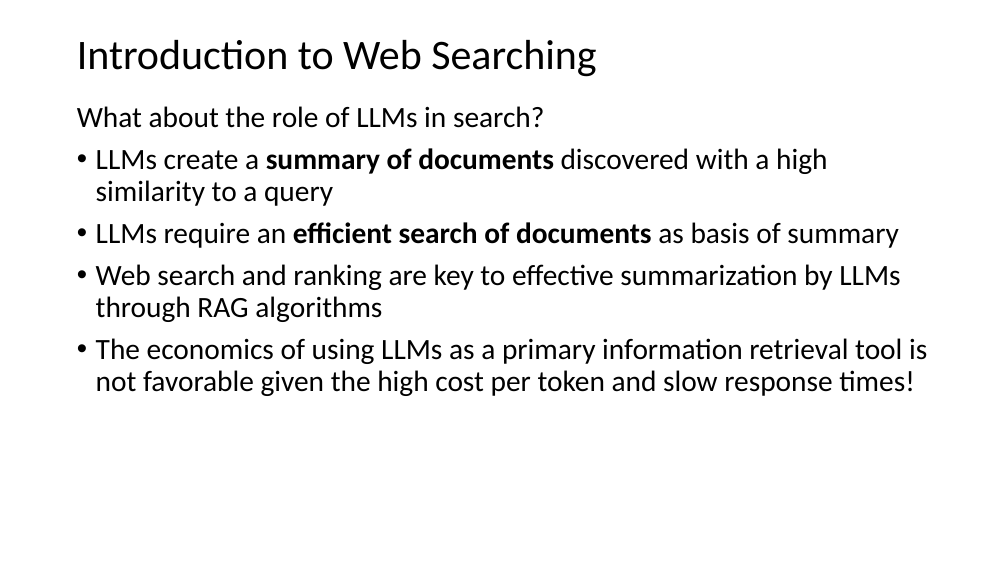
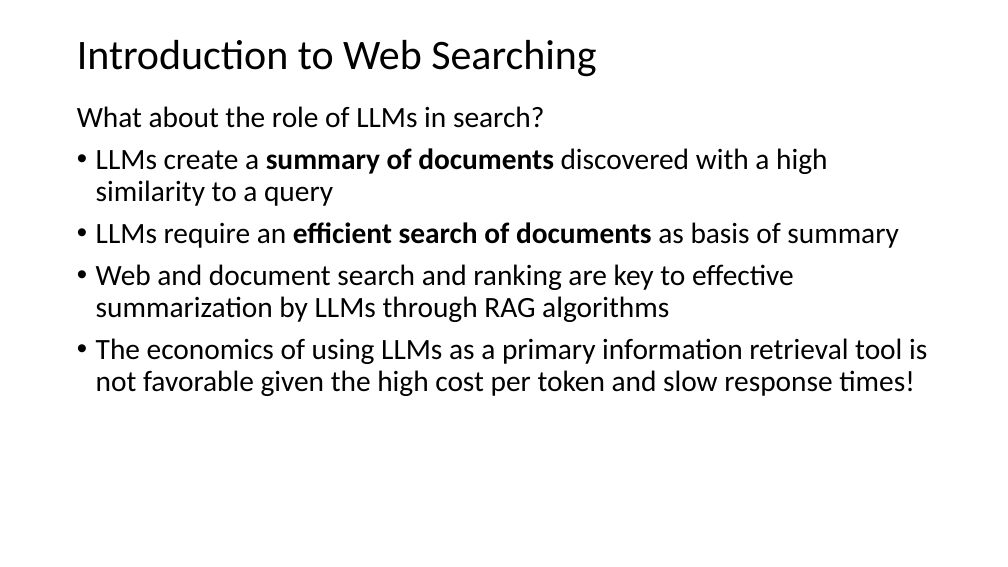
Before and after one commit to StephenElston/CSCI-E-108, a slide deck: slide 7 of slides/10_InformationRetrievalSearch.pptx. Drawn at 1008x567 pixels with LibreOffice and Linux fonts; fonts in the diff are those of the drawing. Boxes give left, top, right and bottom in pixels: in the first picture for what was removed or moved away, otherwise in the second. Text is boxed around its words. In the diff, an @@ line names an element or a change of style, - is before the commit and + after.

```diff
--- a/slides/10_InformationRetrievalSearch.pptx
+++ b/slides/10_InformationRetrievalSearch.pptx
@@ text at (96, 264, 794, 322): text changed @@
-• Web search and ranking are key to effective summarization by LLMs through RAG algorithms
+• Web and document search and ranking are key to effective summarization by LLMs through RAG algorithms
```
Also in this commit, not shown: 3 other slides changed.
